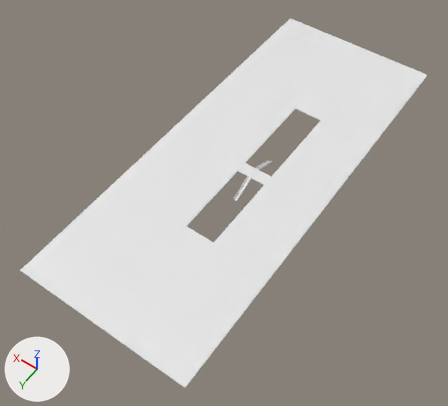
The Blender file Assets/Models/map/Mall_blender.blend, before and after one commit.
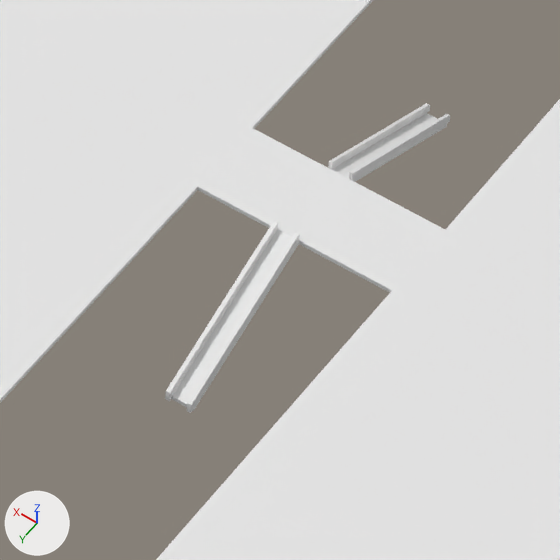
Each version is shown whole from a camera (50 mm lens) standing at (-105.5, 258.5, 312.9) and looking at (44.2, 48.9, -16.4), then close up on the part from 47% to 64% of the width and 36% to 55% of the height. Every picture has the same lights, and +X, +Y and +Z are marked at lower left. The first two pictures are the older version. The same objects are shown in both versions, whatever each file hides.

Objects in the first close-up: 'SecondFloor'.
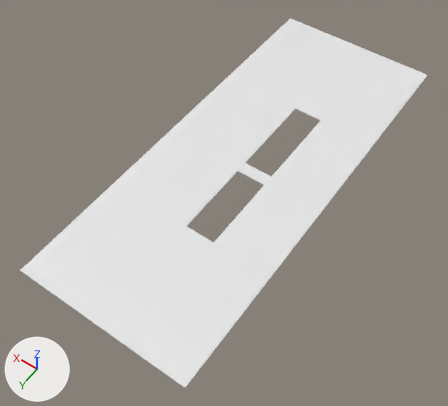
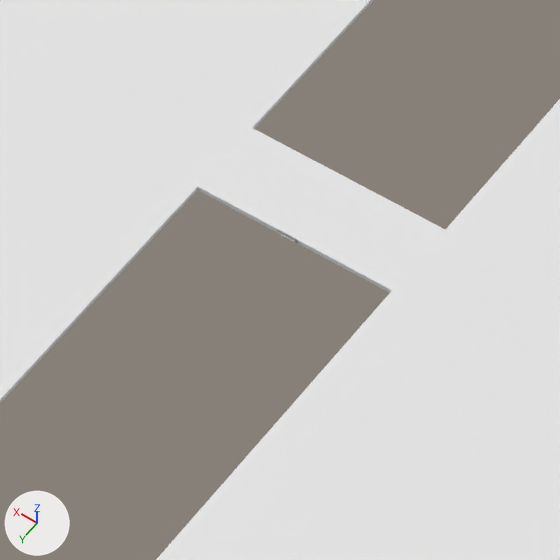
Location of each change, (x1, y1, x2, y2) in pixels of the close-ups (560 x 560 px):
```json
{"part": 1, "of": "me_cube_002", "change": "deleted", "before": [165, 103, 450, 413]}
```

Scene script edits in JSON lines:
```json
{"block": "me_cube_002", "where": "# used by ob_secondfloor; location = (0.0, 0.0, 0.0)"}
{"op": "remove", "block": "me_cube_002", "code": "me_cube_002.from_pydata(...)  # 208 vertices, 202 faces; spans x -18.0..103.0, y -127.0..171.0, z -4.0..4.0"}
{"op": "add", "block": "me_cube_002", "code": "me_cube_002.from_pydata(...)  # 160 vertices, 148 faces; spans x -18.0..103.0, y -127.0..171.0, z 3.0"}
{"block": "me_cube_002", "change": "me_cube_002 part 1"}
{"block": "me_cube_002", "change": "48 vertices are removed from x 33.0..35.0, y 9.0..51.0, z -4.0..4.0"}
{"block": "me_cube_002", "change": "54 faces are deleted"}
```
